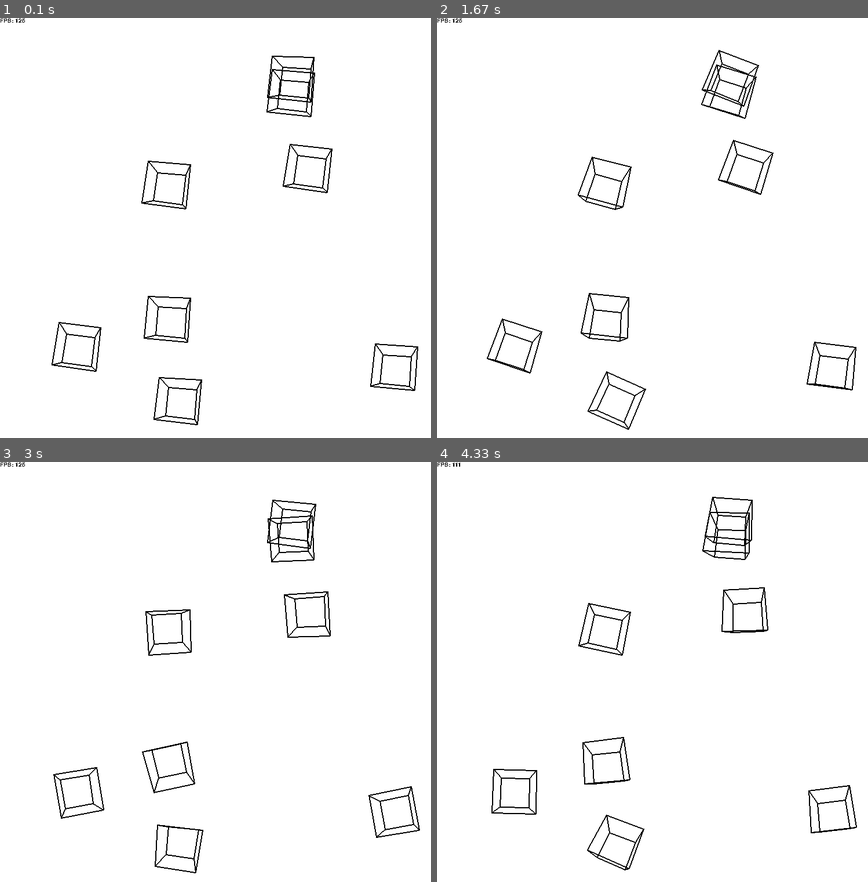
Above: before the commit, frames 1-4 (two rows, left to right).
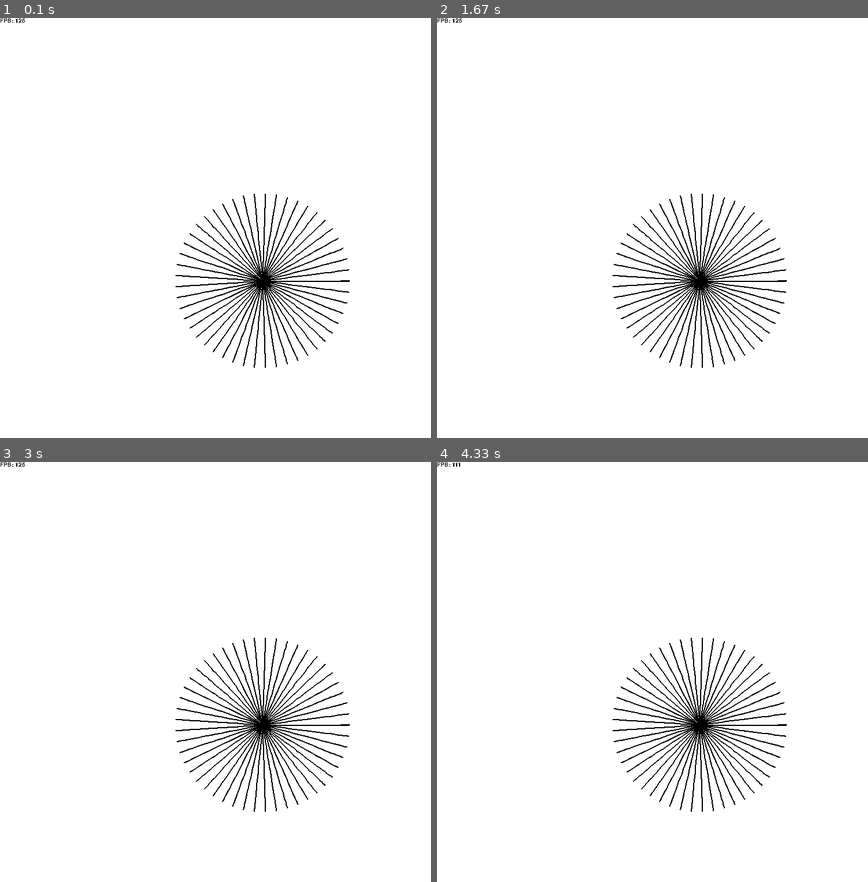
Above: after the commit, the same moments.

Repository: jubileusantos/pygame
Game: pygame game, started from render3d/main.py
Two runs of this game, one before a commit and one after it. Both use one fixed random seed, a clock stepped at 60 frames per second and the inputs below.
Inputs (mouse positions are in pixels of both pictures, inside the frame that each line leads up to):
- Up to frame 1 (0.1 s): no input
- Up to frame 2 (1.67 s): move the mouse to (652, 270) at 0.37 s; move the mouse to (682, 387) at 0.87 s; move the mouse to (609, 282) at 1.37 s
- Up to frame 3 (3 s): move the mouse to (155, 541) at 1.87 s; move the mouse to (124, 756) at 2.43 s; move the mouse to (314, 562) at 2.93 s
- Up to frame 4 (4.33 s): move the mouse to (695, 533) at 3.43 s; move the mouse to (829, 688) at 3.93 s

The runs differ from the first frame. In frame 1, 4.1% of the frame differs, in the area x 11-98%, y 8-97%; in frame 2, 4.0%; in frame 3, 4.0%; in frame 4, 4.0%.

Commit message:
Added spheres

Diff:
--- a/render3d/main.py
+++ b/render3d/main.py
@@ -5,7 +5,7 @@
 from matrix import Matrix
 import faceVertices
 from random import randint
-from math import cos, sin, radians, inf
+from math import cos, pi, sin, radians, inf
 
 pygame.init()
 WIDTH = 800
@@ -21,6 +21,9 @@
 GREEN = (0, 255, 0)
 YELLOW = (255, 255, 0)
 ORANGE = (255, 127, 0)
+
+def map(n, start1, stop1, start2, stop2):
+    return (n - start1) / (stop1 - start1) * (stop2 - start2) + start2
 
 def clamp(n, minVal, maxVal):
     if n < minVal:
@@ -55,29 +58,17 @@
     textRect = textSurface.get_rect()
     surface.blit(textSurface, [pos.x + (textRect.width/2) * centerX, pos.y + (textRect.height/2) * centerY])
 
-class Square:
-    def __init__(self, center: Vector3=None, size: Vector3=None, color: tuple=BLACK, edgeThickness: int=1,
+class BaseObject:
+    def __init__(self, pos: Vector3, color: tuple=BLACK, edgeThickness: int=1,
                  cornerThickness: int=1, faceColors: dict[str, list[int]]=None) -> None:
-        self.center: Vector3 = center or Vector3(WIDTH/2, HEIGHT/2, 0)
+        self.pos = pos
         self.color = color
-        self.size = size or Vector3(1, 1, 1)
-        self.faceColors = faceColors
         self.edgeThickness = edgeThickness
         self.cornerThickness = cornerThickness
         self.rotation = Vector3(0, 0, 0)
-        self.points: list[Vector3] = [
-            # Back
-            Vector3(-1, -1, -1),
-            Vector3(1, -1, -1),
-            Vector3(1, 1, -1),
-            Vector3(-1, 1, -1),
-
-            # Front
-            Vector3(-1, -1, 1),
-            Vector3(1, -1, 1),
-            Vector3(1, 1, 1),
-            Vector3(-1, 1, 1),
-        ]
+        self.faceColors = faceColors
+        self.size = 1
+        self.points: list[Vector3] = []
 
     def rotateX(self, angle) -> None:
         self.rotation.x += radians(angle)
@@ -88,7 +79,7 @@
     def rotateZ(self, angle) -> None:
         self.rotation.z += radians(angle)
 
-    def draw(self, surface: pygame.Surface=window, paintFaces: bool=False) -> None:
+    def getPoints(self) -> list[Vector2]:
         # Create rotation matrices
         rotationX: Matrix = Matrix([
             [1, 0, 0],
@@ -109,10 +100,6 @@
         # Save the projected points
         projectedPoints: list[Vector2] = []
 
-        self.rotateX(randint(0, 10)/10)
-        self.rotateY(randint(0, 10)/10)
-        self.rotateZ(randint(0, 10)/10)
-
         # Calculate all vertex positions
         for point in self.points:
             # Rotate
@@ -131,11 +118,38 @@
                 [0, z, 0],
                 [0, 0, z]
             ])
-
             # Add offset and scale
             projected = Matrix.toVector2(projection * rotated)
-            pos = Vector2(self.center.x + GLOBAL_POSITION.x + projected.x * self.size, self.center.y + GLOBAL_POSITION.y + projected.y * self.size)
+            pos = Vector2(self.pos.x + GLOBAL_POSITION.x + projected.x * self.size, self.pos.y + GLOBAL_POSITION.y + projected.y * self.size)
             projectedPoints.append(pos)
+
+        return projectedPoints
+
+    def draw(self, surface: pygame.Surface=window, paintFaces: bool=False) -> None:
+        pass
+
+class Square(BaseObject):
+    def __init__(self, pos: Vector3=None, size: float=50, color: tuple=BLACK, edgeThickness: int=1,
+                 cornerThickness: int=1, faceColors: dict[str, list[int]]=None) -> None:
+        super().__init__(pos, color, edgeThickness, cornerThickness, faceColors)
+        self.size = size
+        self.points: list[Vector3] = [
+            # Back
+            Vector3(-1, -1, -1),
+            Vector3(1, -1, -1),
+            Vector3(1, 1, -1),
+            Vector3(-1, 1, -1),
+
+            # Front
+            Vector3(-1, -1, 1),
+            Vector3(1, -1, 1),
+            Vector3(1, 1, 1),
+            Vector3(-1, 1, 1),
+        ]
+
+    def draw(self, surface: pygame.Surface=window, paintFaces: bool=False) -> None:
+        # Get points
+        projectedPoints: list[Vector2] = self.getPoints()
 
         # Paint faces
         if paintFaces:
@@ -178,13 +192,39 @@
             pygame.draw.line(surface, self.color, projectedPoints[i+4], projectedPoints[(i + 1) % 4 + 4], self.edgeThickness)
             pygame.draw.line(surface, self.color, projectedPoints[i], projectedPoints[i + 4], self.edgeThickness)
 
+class Sphere(BaseObject):
+    def __init__(self, pos: Vector3=None, radius: float=50, resolution: int=15, color: tuple=BLACK, edgeThickness: int=1,
+                 cornerThickness: int=1, faceColors: dict[str, list[int]]=None) -> None:
+        super().__init__(pos, color, edgeThickness, cornerThickness, faceColors)
+        self.size = radius
+        self.radius = radius
+
+        # Calculate points
+        for i in range(resolution):
+            lat = map(i, 0, resolution-1, 0, 2*pi)
+            for j in range(resolution):
+                lon = map(j, 0, resolution-1, 0, pi)
+
+                x = self.pos.x + sin(lon) * cos(lat)
+                y = self.pos.y + sin(lon) * sin(lat)
+                z = self.pos.z + cos(lon)
+                self.points.append(Vector3(x, y, z))
+
+    def draw(self, surface: pygame.Surface=window, paintFaces: bool=False) -> None:
+        # Get points
+        projectedPoints = self.getPoints()
+
+        for i in range(len(projectedPoints)-1):
+            #print(f"Line from ({projectedPoints[i].x, projectedPoints[i].y}) to ({projectedPoints[i+1].x, projectedPoints[i+1].y})")
+            pygame.draw.line(surface, self.color, projectedPoints[i], projectedPoints[i+1], self.edgeThickness)
+
 # Constants
 faceDrawStep = 4
 faceDrawSize = 3
 
 # Modes
-orthographicProjection = False         # If false, Perspective Projeciton will be used
-autoResetGlobalPosition = True
+orthographicProjection = True         # If false, Perspective Projeciton will be used
+autoResetGlobalPosition = False
 autoResetGlobalRotation = True
 
 # Movement
@@ -199,8 +239,8 @@
 zoomStep = .1
 
 # Objects
-objects: list[Square] = []
-for i in range(8):
+objects: list[BaseObject] = []
+for i in range(1):
     faceColors = {
         "left": RED,
         "right": GREEN,
@@ -209,7 +249,8 @@
         "top": BLACK,
         "bottom": ORANGE
     }
-    objects.append(Square(center=Vector3(randint(100, WIDTH-100), randint(100, HEIGHT-100), randint(1, 5)), size=150, edgeThickness=2, faceColors=faceColors))
+    #objects.append(Square(pos=Vector3(randint(100, WIDTH-100), randint(100, HEIGHT-100), randint(1, 5)), size=150, edgeThickness=2, faceColors=faceColors))
+    objects.append(Sphere(pos=Vector3(3, 3, 1), radius=150, resolution=50, edgeThickness=2, faceColors=faceColors))
 
 # States
 leftButtonDown = False
